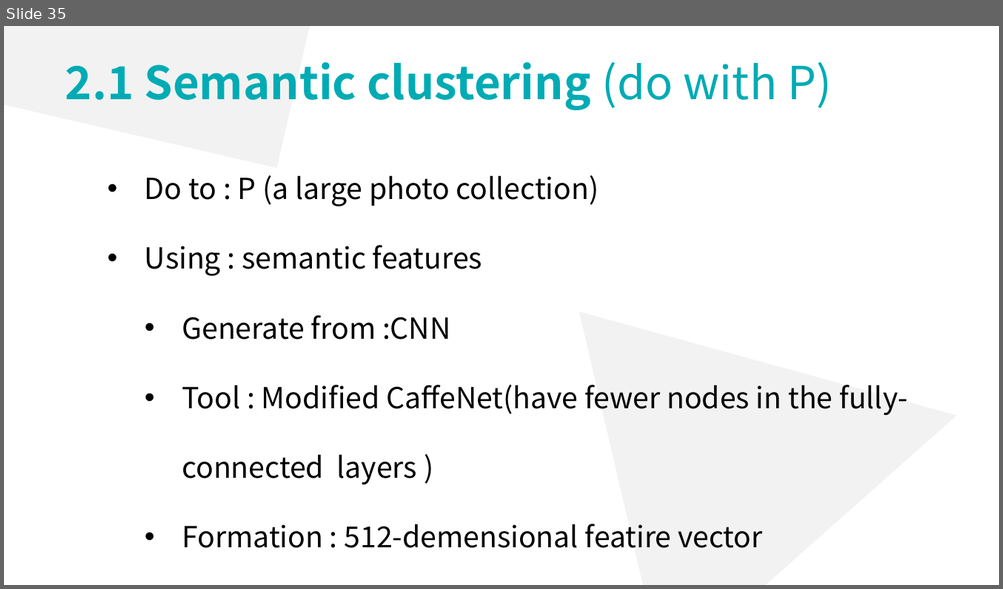
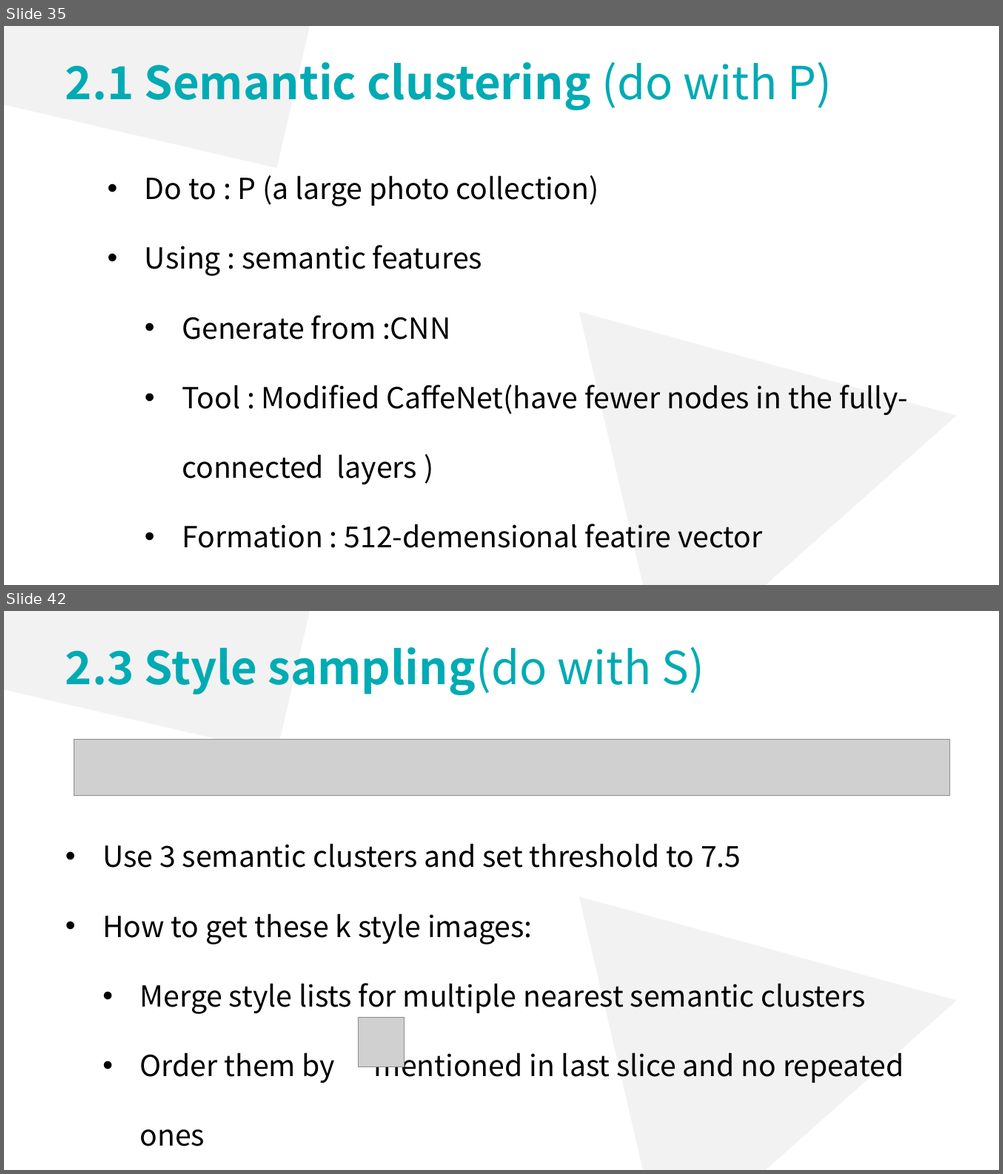
Before and after one commit to lsyoath/sheepy, a slide deck: ComputerVision.pptx. Shown one above the other, each under a label of ours: slide 35 before the commit, slides 35 and 42 after it; the slides between them are not shown. The pictures are 1003x589 and 1003x1174 pixels, drawn with LibreOffice and Linux fonts; fonts in the diff are those of the drawing; grey boxes stand for pictures. Boxes give left, top, right and bottom in pixels: in the first picture for what was removed or moved away, otherwise in the second. Text is boxed around its words. In the diff, an @@ line names an element or a change of style, - is before the commit and + after.

```diff
--- a/ComputerVision.pptx
+++ b/ComputerVision.pptx
@@ slide 42 added at <box>4,611,999,1170</box>, background #FFFFFF @@
@@ rectangle added at <box>4,611,341,753</box>, fill #F2F2F2 @@
@@ text added at <box>65,647,704,695</box>, 44 pt, text #00ABB4, bold @@
+2.3 Style sampling(do with S)
@@ picture added at <box>74,739,950,795</box> @@
@@ triangle added at <box>580,819,999,1170</box>, fill #F2F2F2 @@
@@ text added at <box>102,843,903,1083</box>, 28 pt, text #000000 @@
+• Use 3 semantic clusters and set threshold to 7.5
+• How to get these k style images:
+  • Merge style lists for multiple nearest semantic clusters
+  • Order them by mentioned in last slice and no repeated ones
@@ picture added at <box>358,1019,404,1068</box> @@
```
Also in this commit, not shown: 3 slides changed, 7 other slides added.
